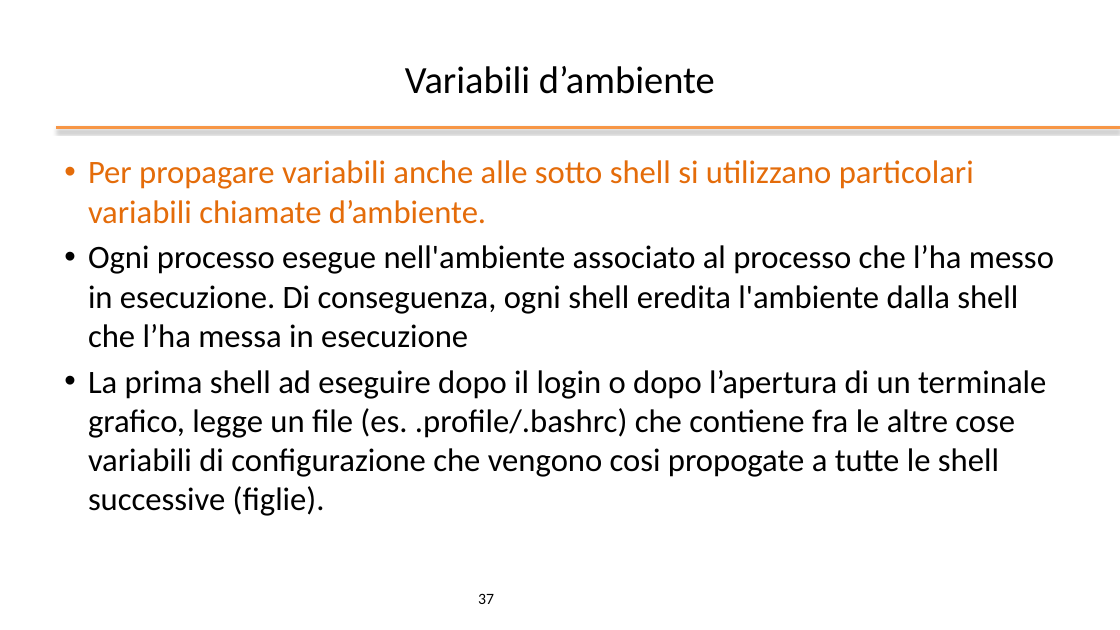
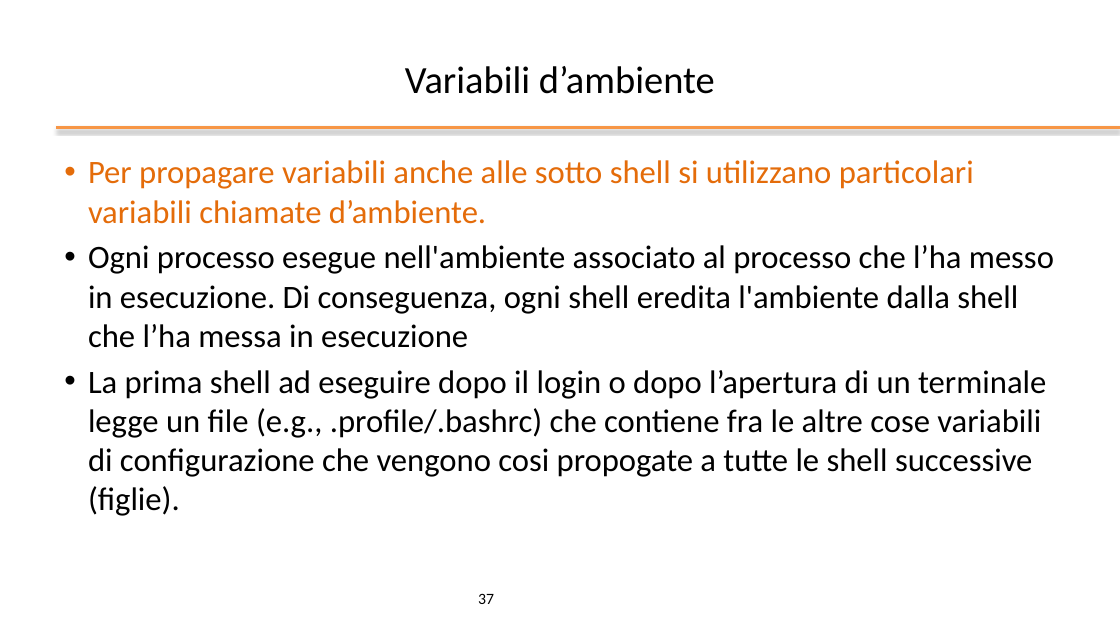
Before and after one commit to gabricatta7/operatingsystemsbsc, a slide deck: slide 37 of bash/slides/ppt/02 - Bash Shell.pptx. Drawn at 1120x630 pixels with LibreOffice and Linux fonts; fonts in the diff are those of the drawing; background and template pictures are left out. Boxes give left, top, right and bottom in pixels: in the first picture for what was removed or moved away, otherwise in the second. Text is boxed around its words. In the diff, an @@ line names an element or a change of style, - is before the commit and + after.

```diff
--- a/bash/slides/ppt/02 - Bash Shell.pptx
+++ b/bash/slides/ppt/02 - Bash Shell.pptx
@@ text at [88,370,1046,516]: text changed @@
-• La prima shell ad eseguire dopo il login o dopo l’apertura di un terminale grafico, legge un file (es. .profile/.bashrc) che contiene fra le altre cose variabili di configurazione che vengono cosi propogate a tutte le shell successive (figlie).
+• La prima shell ad eseguire dopo il login o dopo l’apertura di un terminale legge un file (e.g., .profile/.bashrc) che contiene fra le altre cose variabili di configurazione che vengono cosi propogate a tutte le shell successive (figlie).
```
Also in this commit, not shown: 9 other slides changed, 2 other files.
